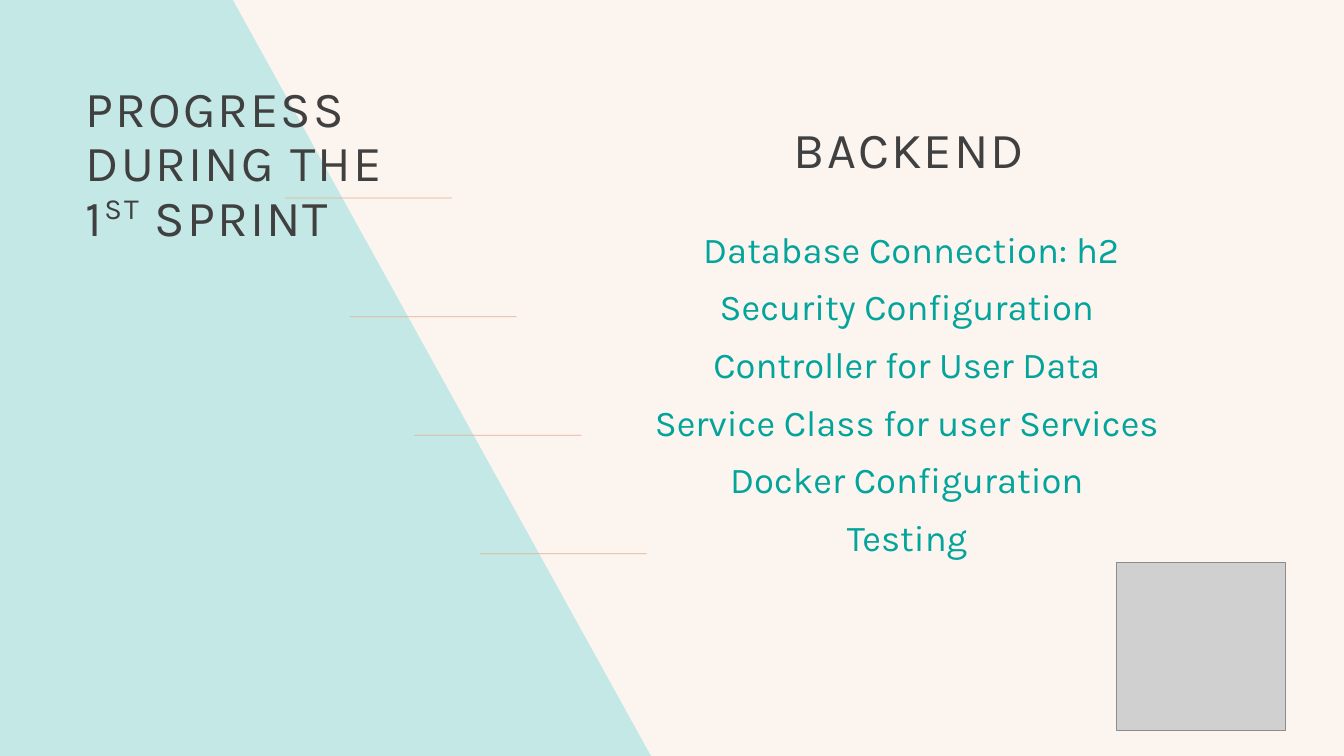
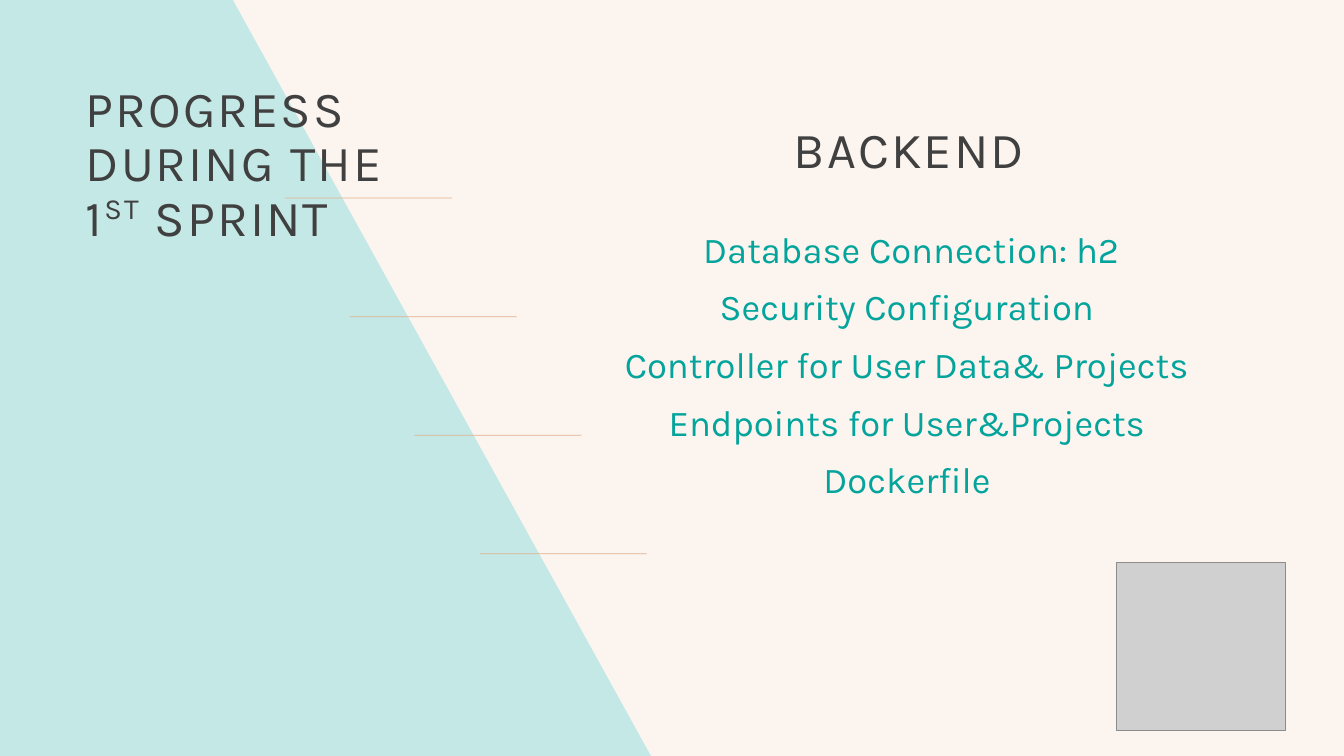
Before and after one commit to lillitaz/codennectApp, a slide deck: slide 3 of codennectPP.odp. Drawn at 1344x756 pixels with LibreOffice and Linux fonts; fonts in the diff are those of the drawing; grey boxes stand for pictures. Boxes give left, top, right and bottom in pixels: in the first picture for what was removed or moved away, otherwise in the second. Text is boxed around its words. In the diff, an @@ line names an element or a change of style, - is before the commit and + after.

Commit message:
Powerpoint update

```diff
--- a/codennectPP.odp
+++ b/codennectPP.odp
@@ text at (625, 353, 1189, 494): text changed @@
-Controller for User Data
-Service Class for user Services
-Docker Configuration
-Testing
+Controller for User Data& Projects
+Endpoints for User&Projects
+Dockerfile
```
Also in this commit, not shown: 2 other slides changed.
